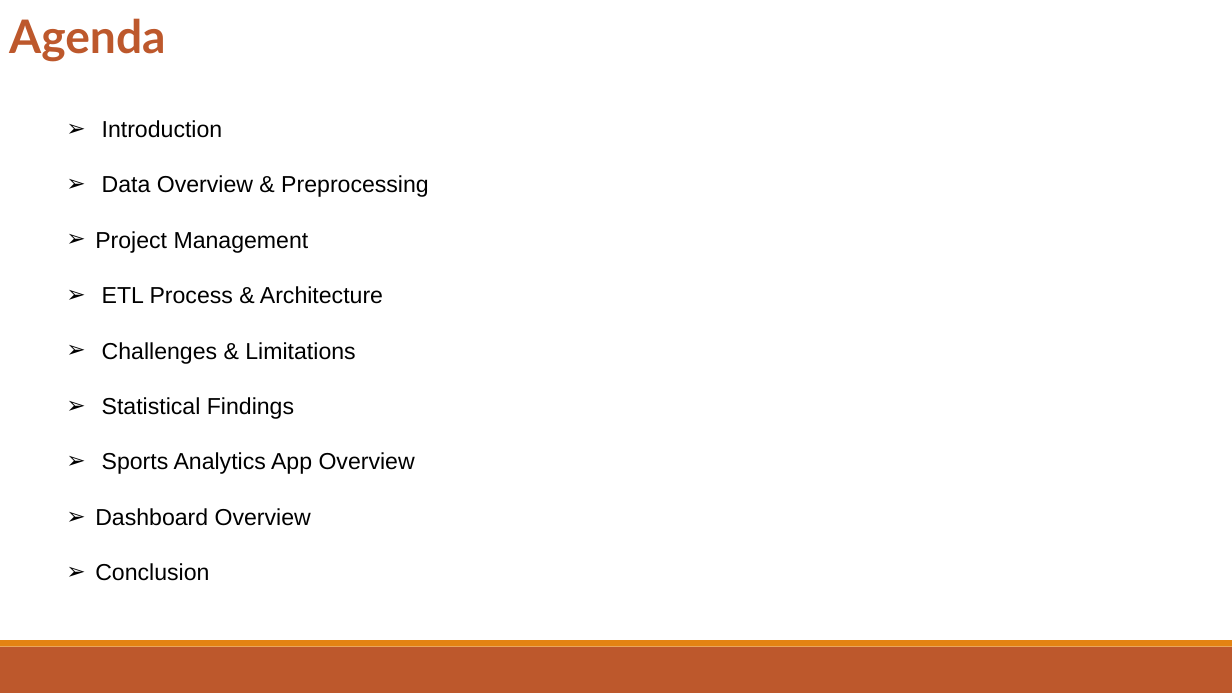
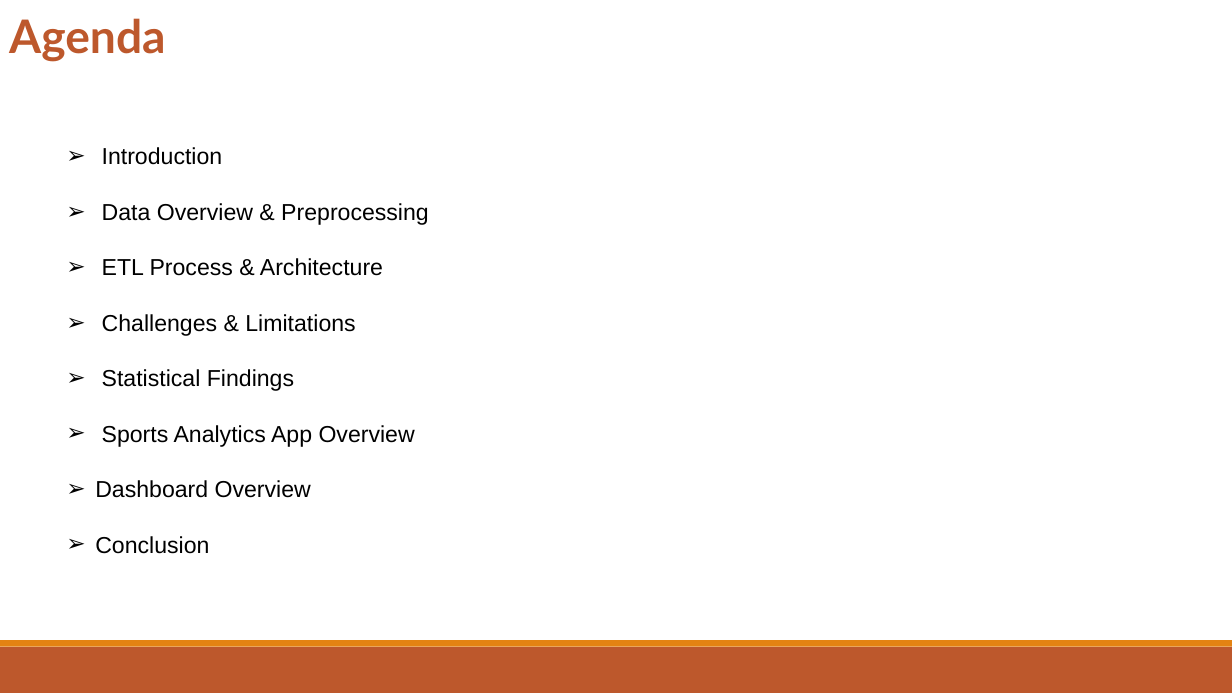
Before and after one commit to MuditKumarR/IIT-J_BDM_Project_G23AI2037, a slide deck: slide 2 of BDM Project.pptx. Drawn at 1232x693 pixels with LibreOffice and Linux fonts; fonts in the diff are those of the drawing. Boxes give left, top, right and bottom in pixels: in the first picture for what was removed or moved away, otherwise in the second. Text is boxed around its words. In the diff, an @@ line names an element or a change of style, - is before the commit and + after.

```diff
--- a/BDM Project.pptx
+++ b/BDM Project.pptx
@@ text "Introduction": place and size @@
-text "Introduction" at (95,120,429,581)
+text "Introduction" at (95,147,429,554)
@@ text at (95,231,309,253): paragraph removed @@
-➢ Project Management
```
Also in this commit, not shown: 1 slide removed.
